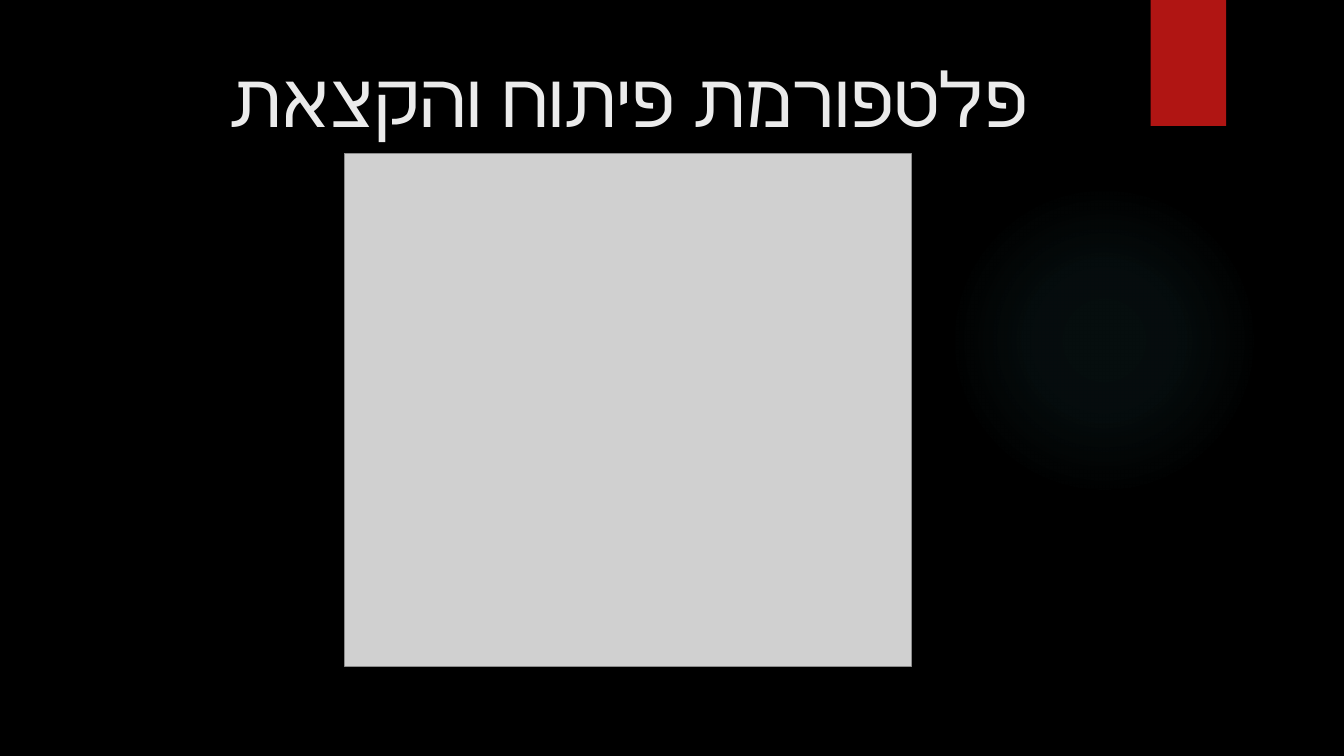
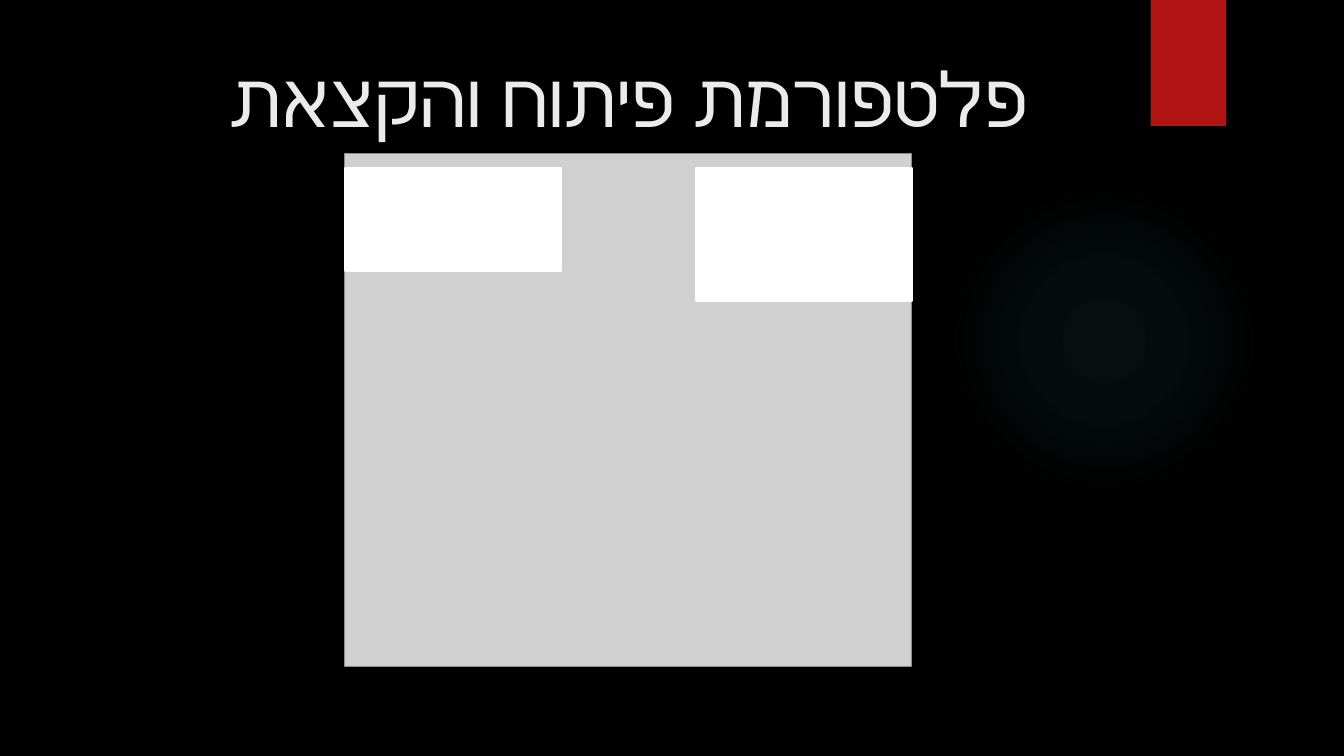
Before and after one commit to mmc-projecton-battleships/battleships, a slide deck: slide 4 of צוללות - BattleShips.pptx. Drawn at 1344x756 pixels with LibreOffice and Linux fonts; fonts in the diff are those of the drawing; grey boxes stand for pictures; background and template pictures are left out. Boxes give left, top, right and bottom in pixels: in the first picture for what was removed or moved away, otherwise in the second. Text is boxed around its words. In the diff, an @@ line names an element or a change of style, - is before the commit and + after.

```diff
--- a/צוללות - BattleShips.pptx
+++ b/צוללות - BattleShips.pptx
@@ rectangle added at [345, 168, 561, 270], fill #FFFFFF, outline #FFFFFF 1.5 pt @@
@@ rectangle added at [697, 168, 912, 301], fill #FFFFFF, outline #FFFFFF 1.5 pt @@
```
Also in this commit, not shown: 2 other slides changed, 3 slides added, 1 slide removed, 12 other files.
